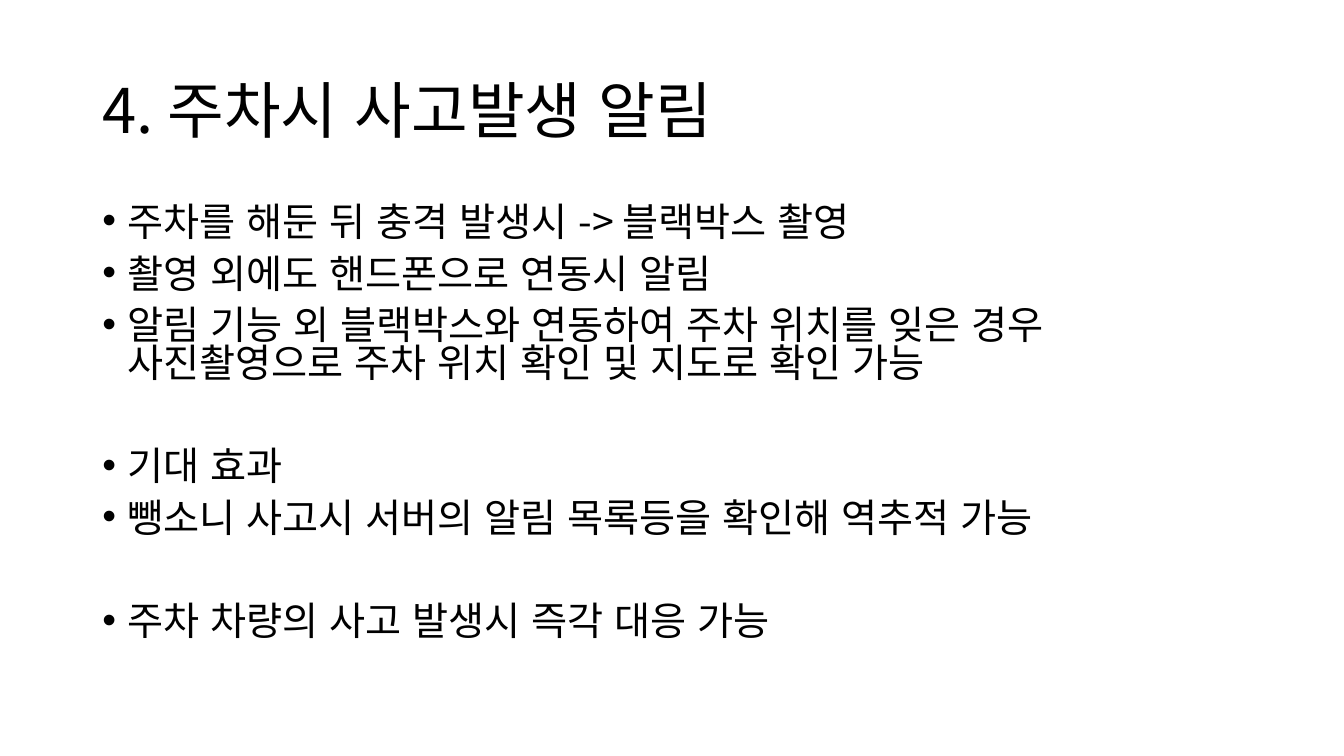
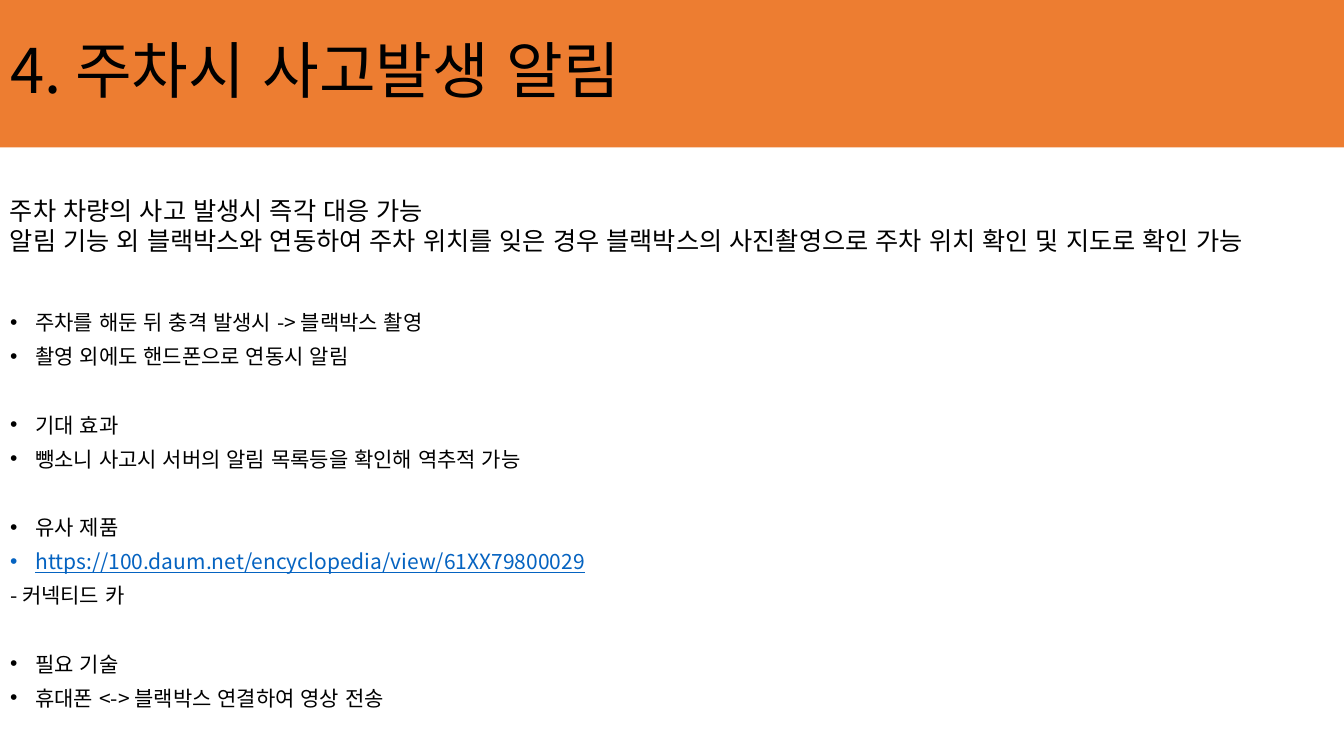
Before and after one commit to ChaeSung-Lee/DJ_InternShip, a slide deck: slide 8 of 2021_Summer/jp.hong/Project_BnC_jph.pptx. Drawn at 1344x756 pixels with LibreOffice and Linux fonts; fonts in the diff are those of the drawing. Boxes give left, top, right and bottom in pixels: in the first picture for what was removed or moved away, otherwise in the second. Text is boxed around its words. In the diff, an @@ line names an element or a change of style, - is before the commit and + after.

```diff
--- a/2021_Summer/jp.hong/Project_BnC_jph.pptx
+++ b/2021_Summer/jp.hong/Project_BnC_jph.pptx
@@ title "4. 주차시 사고발생 알림" moved from (x1=102, y1=82, x2=712, y2=138) to (x1=10, y1=42, x2=619, y2=98) @@
@@ rectangle added at (x1=0, y1=0, x2=1344, y2=147), fill #ED7D31 @@
@@ text added at (x1=10, y1=199, x2=1242, y2=252), 18 pt, text #000000 @@
+주차 차량의 사고 발생시 즉각 대응 가능
+알림 기능 외 블랙박스와 연동하여 주차 위치를 잊은 경우 블랙박스의 사진촬영으로 주차 위치 확인 및 지도로 확인 가능
@@ text "주차를 해둔 뒤 충격 발생시 ..." moved from (x1=128, y1=203, x2=1043, y2=638) to (x1=22, y1=312, x2=585, y2=708) @@
@@ text at (x1=35, y1=312, x2=521, y2=469): size 28 to 15 pt in "주차를 해둔 뒤 충격 발생시 -> 블랙박스 ...", "촬영 외에도 핸드폰으로 연동시 알림", "기대 효과", "뺑소니 사고시 서버의 알림 목록등을 확인해 역추적 ..." @@
@@ text at (x1=128, y1=306, x2=1043, y2=380): paragraph removed @@
-• 알림 기능 외 블랙박스와 연동하여 주차 위치를 잊은 경우 사진촬영으로 주차 위치 확인 및 지도로 확인 가능
@@ text at (x1=22, y1=517, x2=585, y2=708): text changed; size 28 to 15 pt; text colour #000000 to #0563C1 @@
-• 주차 차량의 사고 발생시 즉각 대응 가능
+• 유사 제품
+• https://100.daum.net/encyclopedia/view/61XX79800029
+- 커넥티드 카
+• 필요 기술
+• 휴대폰 <-> 블랙박스 연결하여 영상 전송
```
Also in this commit, not shown: 4 other slides changed, 2 slides added, 1 slide removed, 3 other files.
